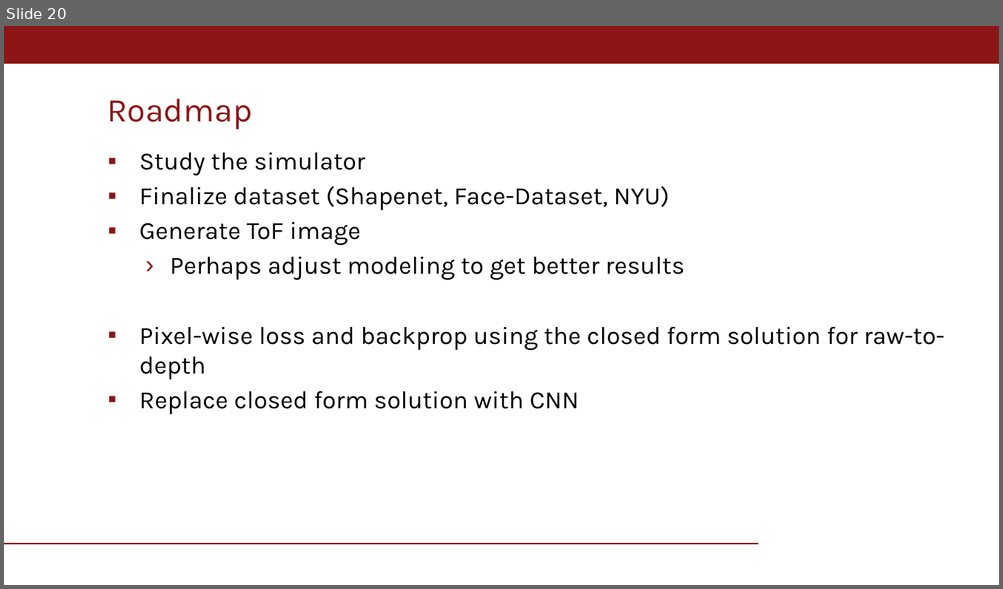
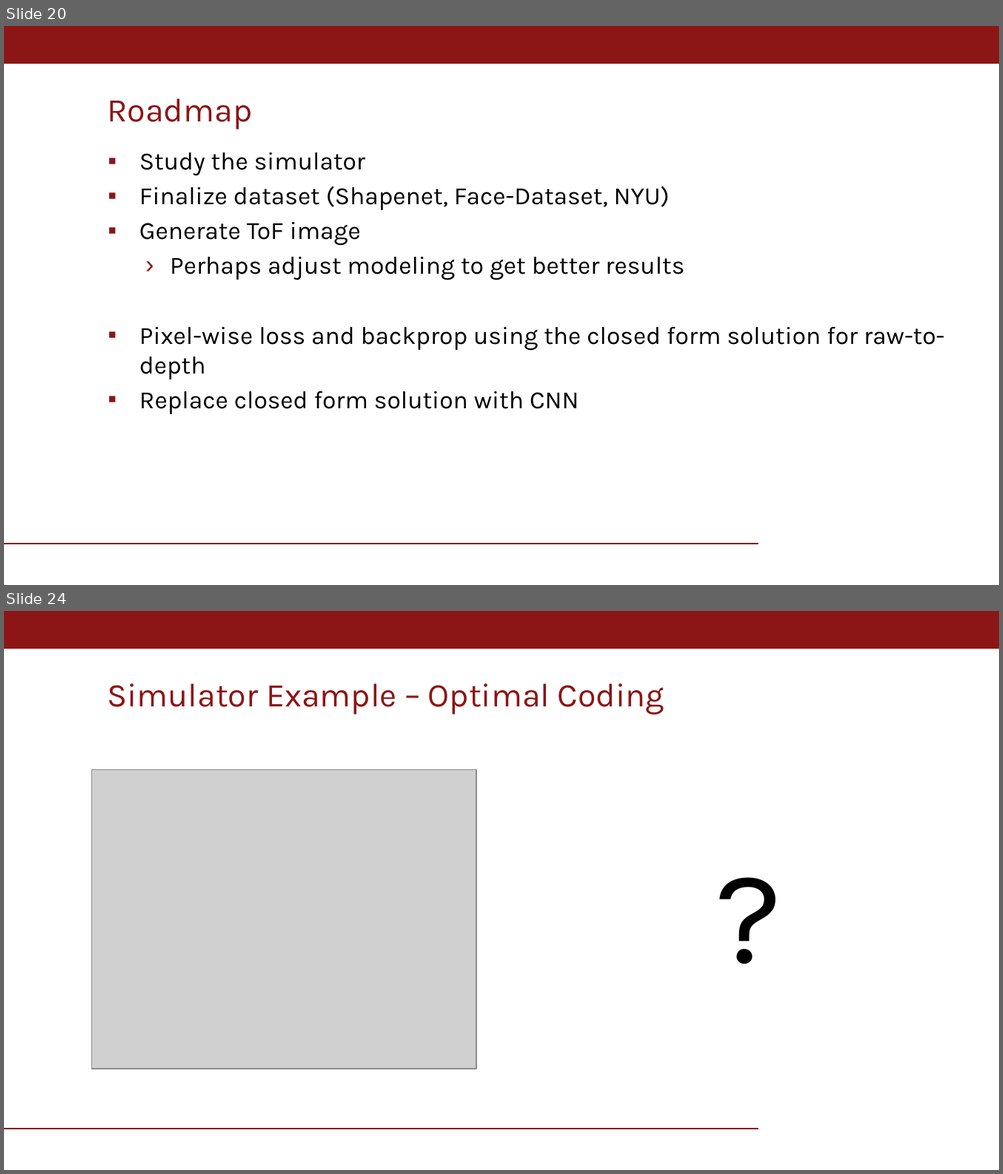
Before and after one commit to nsgaudio/ToF-Coding-Function-Optimization, a slide deck: CS231N_project_v2.pptx. Shown one above the other, each under a label of ours: slide 20 before the commit, slides 20 and 24 after it; the slides between them are not shown. The pictures are 1003x589 and 1003x1174 pixels, drawn with LibreOffice and Linux fonts; fonts in the diff are those of the drawing; grey boxes stand for pictures; background and template pictures are left out. Boxes give left, top, right and bottom in pixels: in the first picture for what was removed or moved away, otherwise in the second. Text is boxed around its words. In the diff, an @@ line names an element or a change of style, - is before the commit and + after.

```diff
--- a/CS231N_project_v2.pptx
+++ b/CS231N_project_v2.pptx
@@ slide 24 added at <box>4,611,999,1170</box>, background #FFFFFF; not listed: 2 template elements that a slide beside it also shows @@
@@ title added at <box>107,684,664,715</box>, 24 pt, text #8C1515 @@
+Simulator Example – Optimal Coding
@@ picture added at <box>91,770,476,1070</box> @@
@@ text added at <box>706,826,782,997</box>, 96 pt, text #000000 @@
+?
```
Also in this commit, not shown: 1 slide changed, 3 other slides added, 1 other file.
